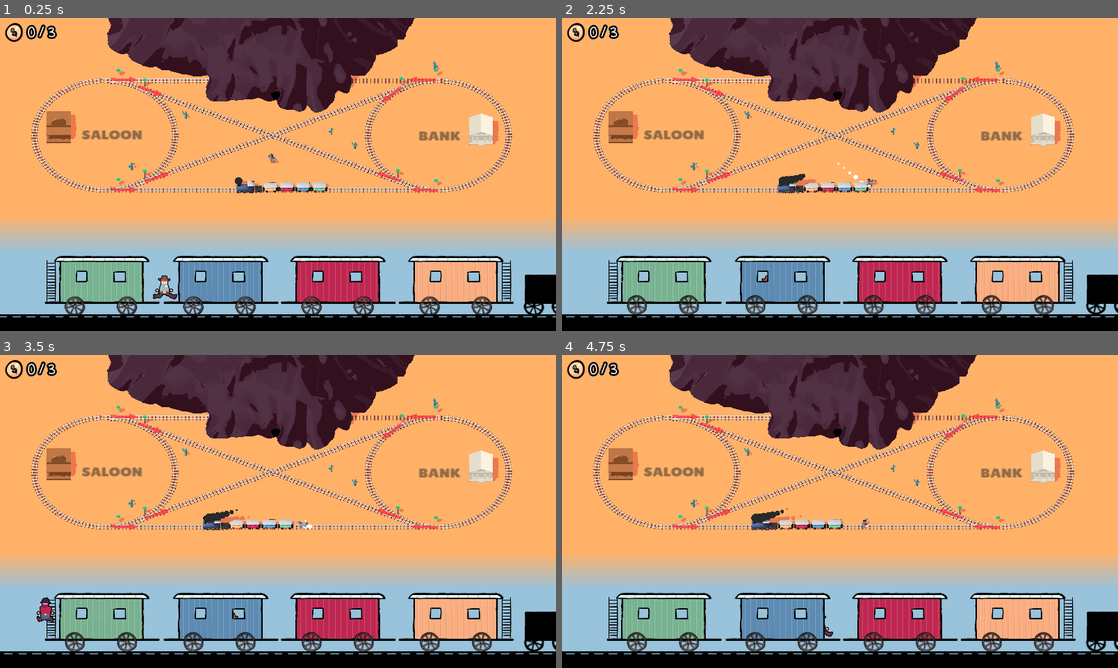
Above: before the commit, frames 1-4 (two rows, left to right).
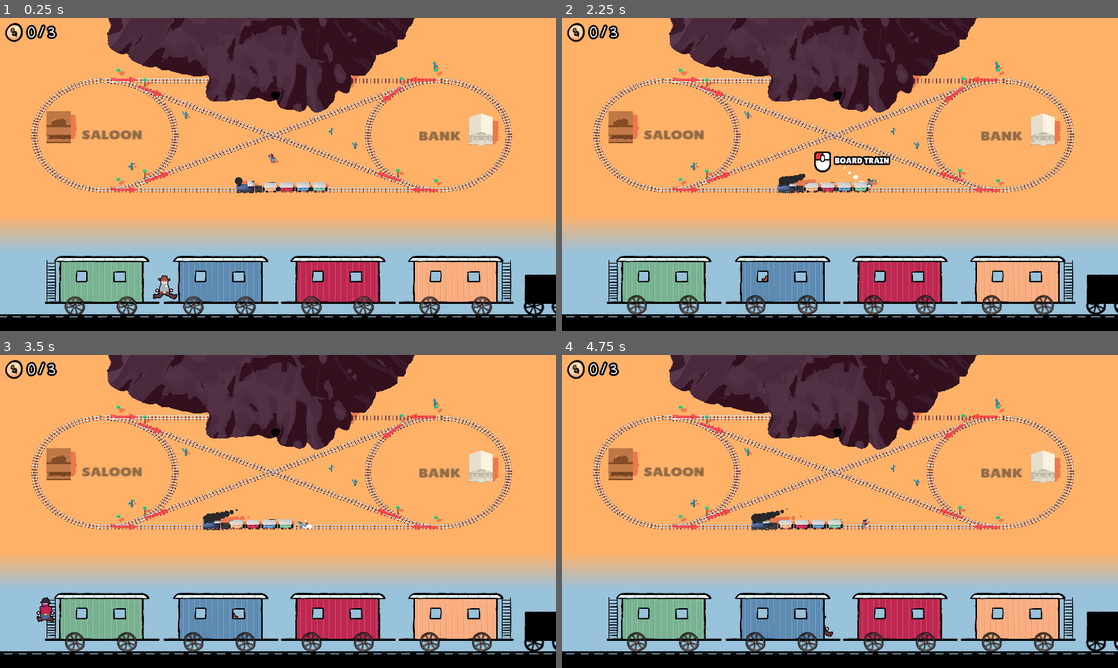
Above: after the commit, the same moments.

Repository: Miltage/train-heist
Game: Godot game, scene res://scenes/main.tscn
The game is run twice, just before and just after one commit, with the same random seed, the same clock (stepped at 60 frames per second) and the same inputs.
Inputs (mouse positions are in pixels of both pictures, inside the frame that each line leads up to):
- Up to frame 1 (0.25 s): no input
- Up to frame 2 (2.25 s): move the mouse to (812, 237) at 0.52 s; hold W (move_forward) 0.53-2.03 s; click (812, 237) at 0.6 s; tap Space (jump) at 0.77, 1.52 s; move the mouse to (1006, 221) at 1.27 s; click (1006, 221) at 1.35 s; move the mouse to (673, 127) at 2.02 s; hold A (steer_left) from 2.03 s (still down); click (673, 127) at 2.1 s
- Up to frame 3 (3.5 s): keep holding A (steer_left); move the mouse to (305, 511) at 2.77 s; click (305, 511) at 2.85 s; tap Space (jump) at 3.02 s
- Up to frame 4 (4.75 s): move the mouse to (756, 433) at 3.52 s; release A (steer_left) at 3.53 s; hold S (move_backward) 3.53-4.28 s; click (756, 433) at 3.6 s; tap Space (jump) at 3.77, 4.52 s; move the mouse to (962, 495) at 4.27 s; hold D (steer_right) from 4.28 s (still down); click (962, 495) at 4.35 s

The runs differ from the first frame. In frame 1, less than 0.1% of the frame differs, in the area x 24-82%, y 36-39%; in frame 2, 0.5%, in the area x 24-82%, y 36-50%; in frame 3, less than 0.1%; in frame 4, less than 0.1%.

Commit message:
Add interact prompts

Diff:
--- a/scenes/main.tscn
+++ b/scenes/main.tscn
@@ -149,6 +149,7 @@
 radius = 0.266602
 
 [node name="Main" type="Node3D" node_paths=PackedStringArray("track", "train")]
+process_mode = 3
 script = ExtResource("1_tbgi4")
 track = NodePath("LeftCircle")
 train = NodePath("Train")
@@ -428,6 +429,7 @@
 texture = ExtResource("8_eb6dy")
 
 [node name="Train2D" parent="." node_paths=PackedStringArray("train") instance=ExtResource("8_tipki")]
+process_mode = 1
 position = Vector2(77, 515)
 train = NodePath("../Train")
 
--- a/scenes/player.tscn
+++ b/scenes/player.tscn
@@ -1,7 +1,9 @@
-[gd_scene load_steps=5 format=3 uid="uid://dpe02uec1ahlq"]
+[gd_scene load_steps=7 format=3 uid="uid://dpe02uec1ahlq"]
 
 [ext_resource type="PackedScene" uid="uid://btl748ms2kvb6" path="res://blender/player.fbx" id="1_3vyb7"]
 [ext_resource type="Script" uid="uid://cd2g7rcoigx8j" path="res://scripts/Player.gd" id="1_g2els"]
+[ext_resource type="Texture2D" uid="uid://co2th2qa1gnmy" path="res://krita/mouse_left.png" id="3_dqkch"]
+[ext_resource type="Theme" uid="uid://dcwfw22ttcafl" path="res://theme.tres" id="3_qhqgy"]
 
 [sub_resource type="StandardMaterial3D" id="StandardMaterial3D_g2els"]
 transparency = 1
@@ -13,6 +15,7 @@
 height = 1.0
 
 [node name="Player" type="CharacterBody3D"]
+process_mode = 1
 axis_lock_linear_y = true
 script = ExtResource("1_g2els")
 
@@ -32,4 +35,29 @@
 transform = Transform3D(1, 0, 0, 0, 1, 0, 0, 0, 1, 0, 0.587898, 0)
 shape = SubResource("CapsuleShape3D_g2els")
 
+[node name="InteractPrompt" type="Control" parent="."]
+layout_mode = 3
+anchors_preset = 0
+offset_right = 153.0
+offset_bottom = 55.0
+
+[node name="MousePrompt" type="TextureRect" parent="InteractPrompt"]
+layout_mode = 2
+offset_right = 128.0
+offset_bottom = 128.0
+scale = Vector2(0.4, 0.4)
+texture = ExtResource("3_dqkch")
+
+[node name="InteractLabel" type="Label" parent="InteractPrompt"]
+layout_mode = 2
+offset_left = 50.0
+offset_top = 12.0
+offset_right = 129.0
+offset_bottom = 33.0
+theme = ExtResource("3_qhqgy")
+theme_override_constants/outline_size = 12
+theme_override_font_sizes/font_size = 18
+text = "INTERACT"
+uppercase = true
+
 [editable path="player"]
--- a/scenes/train.tscn
+++ b/scenes/train.tscn
@@ -37,6 +37,7 @@
 point_count = 3
 
 [node name="Train" type="Node3D"]
+process_mode = 1
 script = ExtResource("1_d43s7")
 
 [node name="TrainCar" parent="." instance=ExtResource("1_68jl8")]
--- a/scenes/train_2d.tscn
+++ b/scenes/train_2d.tscn
@@ -13,6 +13,8 @@
 [ext_resource type="Texture2D" uid="uid://cac3njo8rfe5f" path="res://krita/wheel.png" id="9_jwsgh"]
 [ext_resource type="PackedScene" uid="uid://byet87hxjcpvt" path="res://scenes/ladder.tscn" id="10_mnbqa"]
 [ext_resource type="Texture2D" uid="uid://nn63sfcilogk" path="res://krita/track.png" id="12_qxubf"]
+[ext_resource type="Texture2D" uid="uid://co2th2qa1gnmy" path="res://krita/mouse_left.png" id="14_yqsqs"]
+[ext_resource type="Theme" uid="uid://dcwfw22ttcafl" path="res://theme.tres" id="15_sjq1d"]
 
 [sub_resource type="RectangleShape2D" id="RectangleShape2D_jwsgh"]
 size = Vector2(22.5, 462.5)
@@ -206,6 +208,34 @@
 offset_bottom = 532.0
 color = Color(0, 0, 0, 1)
 
+[node name="InteractPrompt" type="Control" parent="."]
+layout_mode = 3
+anchors_preset = 0
+offset_left = -180.0
+offset_top = -299.0
+offset_right = -27.0
+offset_bottom = -244.0
+scale = Vector2(2, 2)
+
+[node name="MousePrompt" type="TextureRect" parent="InteractPrompt"]
+layout_mode = 2
+offset_right = 128.0
+offset_bottom = 128.0
+scale = Vector2(0.75, 0.75)
+texture = ExtResource("14_yqsqs")
+
+[node name="InteractLabel" type="Label" parent="InteractPrompt"]
+layout_mode = 2
+offset_left = 98.0
+offset_top = 24.0
+offset_right = 238.0
+offset_bottom = 62.0
+theme = ExtResource("15_sjq1d")
+theme_override_constants/outline_size = 18
+theme_override_font_sizes/font_size = 32
+text = "INTERACT"
+uppercase = true
+
 [connection signal="body_entered" from="BoardArea" to="." method="_on_board_area_body_entered"]
 [connection signal="body_exited" from="BoardArea" to="." method="_on_board_area_body_exited"]
 [connection signal="body_entered" from="RoofArea" to="." method="_on_roof_area_body_entered"]
--- a/scripts/Chest.gd
+++ b/scripts/Chest.gd
@@ -18,10 +18,14 @@
 var state:ChestState = ChestState.CLOSED : set = set_state
 
 func _on_body_entered(body:Node2D) -> void:
-	if (body is Bandit): banditOverlapping = true
+	if (body is Bandit):
+		banditOverlapping = true
+		_show_interaction_prompt()
 
 func _on_body_exited(body:Node2D) -> void:
-	if (body is Bandit): banditOverlapping = false
+	if (body is Bandit):
+		banditOverlapping = false
+		Globals.hide_train_interaction.emit()
 
 func on_primary_interact() -> void:
 	if (state == ChestState.CLOSED):
@@ -60,6 +64,8 @@
 	elif (state == ChestState.OPEN_COIN): $OpenCoin.show()
 	scale = Vector2.ONE * 1.2
 
+	if (banditOverlapping): _show_interaction_prompt()
+
 func _process(_delta: float) -> void:
 	scale = scale.lerp(Vector2.ONE, 0.4)
 
@@ -81,3 +87,13 @@
 
 func _ready() -> void:
 	Globals.game_ended.connect(_on_game_ended)
+
+func _show_interaction_prompt() -> void:
+	if (state == ChestState.CLOSED):
+		Globals.show_train_interaction.emit("open chest")
+	elif (state == ChestState.OPEN):
+		Globals.show_train_interaction.emit("hide in chest")
+	elif (state == ChestState.HIDING):
+		Globals.show_train_interaction.emit("leave chest")
+	elif (state == ChestState.OPEN_COIN):
+		Globals.show_train_interaction.emit("grab coin")
--- a/scripts/Globals.gd
+++ b/scripts/Globals.gd
@@ -1,20 +1,24 @@
 extends Node
 
 enum GameEndReason {
-    COLLECTED_ALL_COINS,
-    FOUND_ON_BOARD,
-    CAUGHT_BY_SHERIFF,
-    KILLED_IN_TUNNEL
+	COLLECTED_ALL_COINS,
+	FOUND_ON_BOARD,
+	CAUGHT_BY_SHERIFF,
+	KILLED_IN_TUNNEL
 }
 
 enum GameState {
-    RUNNING,
-    OVER
+	RUNNING,
+	OVER
 }
 
 signal game_ended(reason:GameEndReason)
 signal game_restarted
 signal coin_collected
+signal show_world_interaction(prompt:String)
+signal hide_world_interaction()
+signal show_train_interaction(prompt:String)
+signal hide_train_interaction()
 
 const COINS_TO_WIN:int = 3
 
@@ -23,17 +27,33 @@
 var state:GameState
 
 func _init() -> void:
-    game_ended.connect(_on_game_ended)
-    game_restarted.connect(_on_game_restarted)
-    coin_collected.connect(_on_coin_collected)
+	game_ended.connect(_on_game_ended)
+	game_restarted.connect(_on_game_restarted)
+	coin_collected.connect(_on_coin_collected)
+	show_world_interaction.connect(_on_world_interaction_shown)
+	hide_world_interaction.connect(_on_world_interaction_hidden)
+	show_train_interaction.connect(_on_train_interaction_shown)
+	hide_train_interaction.connect(_on_train_interaction_hidden)
 
 func _on_game_ended(_reason:GameEndReason) -> void:
-    state = GameState.OVER
-    get_tree().paused = true
+	state = GameState.OVER
+	get_tree().paused = true
 
 func _on_game_restarted() -> void:
-    pass
+	pass
 
 func _on_coin_collected() -> void:
-    if (coinsCollected >= COINS_TO_WIN):
-        game_ended.emit(GameEndReason.COLLECTED_ALL_COINS)
+	if (coinsCollected >= COINS_TO_WIN):
+		game_ended.emit(GameEndReason.COLLECTED_ALL_COINS)
+
+func _on_world_interaction_shown(_prompt:String) -> void:
+	pass
+
+func _on_world_interaction_hidden() -> void:
+	pass
+
+func _on_train_interaction_shown(_prompt:String) -> void:
+	pass
+
+func _on_train_interaction_hidden() -> void:
+	pass
--- a/scripts/Hideout.gd
+++ b/scripts/Hideout.gd
@@ -5,15 +5,17 @@
 var _timeElapsed:float
 
 func _on_body_entered(body:Node3D) -> void:
-	if (body is Player):
+	if (body is Player && Globals.holdingCoin):
 		playerOverlapping = true
+		Globals.show_world_interaction.emit("stash coin")
 
 func _on_body_exited(body:Node3D) -> void:
 	if (body is Player):
 		playerOverlapping = false
+		Globals.hide_world_interaction.emit()
 
 func _input(_event: InputEvent) -> void:
-	if (Input.is_action_just_pressed("interact") && playerOverlapping):
+	if (Input.is_action_just_pressed("interact") && playerOverlapping && Globals.holdingCoin):
 		Globals.holdingCoin = false
 		Globals.coinsCollected += 1
 		Globals.coin_collected.emit()
--- a/scripts/Player.gd
+++ b/scripts/Player.gd
@@ -53,6 +53,9 @@
 	velocity = velocity.lerp(-basis.z * v, 0.2)
 	move_and_slide()
 
+	$InteractPrompt.position = get_viewport().get_camera_3d().unproject_position(position) - ($InteractPrompt/MousePrompt.size + $InteractPrompt/InteractLabel.size) / 2
+	$InteractPrompt.scale = $InteractPrompt.scale.lerp(Vector2.ONE, 0.2)
+
 func follow_car() -> void:
 	var newPos = followingCar.global_position + followingCar.basis.x * -1.65
 	velocity = newPos - position
@@ -64,3 +67,19 @@
 
 func is_running() -> bool:
 	return velocity.length() > velThreshold || boarded
+
+func _ready() -> void:
+	Globals.show_world_interaction.connect(_on_interaction_shown)
+	Globals.hide_world_interaction.connect(_on_interaction_hidden)
+	$InteractPrompt.hide()
+
+func _on_interaction_shown(prompt:String) -> void:
+	if (boarded): return
+	$InteractPrompt/InteractLabel.text = prompt
+	$InteractPrompt.show()
+	await get_tree().process_frame
+	$InteractPrompt.pivot_offset = ($InteractPrompt/MousePrompt.size + $InteractPrompt/InteractLabel.size)/2
+	$InteractPrompt.scale = Vector2.ONE * 1.4
+
+func _on_interaction_hidden() -> void:
+	$InteractPrompt.hide()
--- a/scripts/TrackSwitch.gd
+++ b/scripts/TrackSwitch.gd
@@ -21,6 +21,7 @@
 		if (trainCar.last): switch_tracks()
 	elif (body is Player):
 		_canPlayerSwitch = true
+		Globals.show_world_interaction.emit("switch track")
 
 func switch_car_to_track(car:TrainCar, track:Path3D) -> void:
 	car.set_track(track)
@@ -33,6 +34,7 @@
 func _on_body_exited(body: Node3D) -> void:
 	if (body is Player):
 		_canPlayerSwitch = false
+		Globals.hide_world_interaction.emit()
 
 func _process(_delta: float) -> void:
 	if (Input.is_action_just_pressed("interact") && _canPlayerSwitch):
--- a/scripts/Train2D.gd
+++ b/scripts/Train2D.gd
@@ -45,9 +45,13 @@
 	if (Input.is_action_just_pressed("interact") && playerCanLeave):
 		leave_train()
 
+	$InteractPrompt.position = $Bandit.position - ($InteractPrompt/MousePrompt.size + $InteractPrompt/InteractLabel.size) / 2 - Vector2(0, 150)
+	$InteractPrompt.scale = $InteractPrompt.scale.lerp(Vector2.ONE, 0.2)
+
 func _ready() -> void:
 	$Bandit.hide()
 	$Bandit.position = Vector2(0, 0)
+	$InteractPrompt.hide()
 
 	_chests.append($Chest1)
 	_chests.append($Chest2)
@@ -61,6 +65,8 @@
 
 	_tunnelPos = 5000
 	Globals.game_ended.connect(_on_game_ended)
+	Globals.show_train_interaction.connect(_on_interaction_shown)
+	Globals.hide_train_interaction.connect(_on_interaction_hidden)
 
 func _on_bandit_entered_chest() -> void:
 	$Bandit.hide()
@@ -81,12 +87,17 @@
 	$Bandit.onBoard = false
 	playerOnBoard = false
 	player_left.emit()
+	$InteractPrompt.hide()
 
 func _on_board_area_body_entered(body:Node2D) -> void:
-	if (body is Bandit): playerCanLeave = true
+	if (body is Bandit):
+		playerCanLeave = true
+		Globals.show_train_interaction.emit("leave train")
 
 func _on_board_area_body_exited(body:Node2D) -> void:
-	if (body is Bandit): playerCanLeave = false
+	if (body is Bandit):
+		playerCanLeave = false
+		Globals.hide_train_interaction.emit()
 
 func hide_coin() -> void:
 	for chest in _chests:
@@ -114,3 +125,14 @@
 func _on_game_ended(reason:Globals.GameEndReason) -> void:
 	if ((reason == Globals.GameEndReason.CAUGHT_BY_SHERIFF || reason == Globals.GameEndReason.FOUND_ON_BOARD)):
 		$Bandit.show()
+
+func _on_interaction_shown(prompt:String) -> void:
+	if (!playerOnBoard): return
+	$InteractPrompt/InteractLabel.text = prompt
+	$InteractPrompt.show()
+	await get_tree().process_frame
+	$InteractPrompt.pivot_offset = ($InteractPrompt/MousePrompt.size + $InteractPrompt/InteractLabel.size)/2
+	$InteractPrompt.scale = Vector2.ONE * 1.4
+
+func _on_interaction_hidden() -> void:
+	$InteractPrompt.hide()
--- a/scripts/TrainCar.gd
+++ b/scripts/TrainCar.gd
@@ -71,11 +71,14 @@
 	if (body is Player && last):
 		_playerBehind = true
 		(body as Player).followingCar = self
+		Globals.show_world_interaction.emit("board train")
 
 func _on_area_3d_body_exited(body:Node3D) -> void:
 	if (body is Player):
 		_playerBehind = false
+		Globals.hide_world_interaction.emit()
 
 func _input(_event: InputEvent) -> void:
 	if (Input.is_action_just_pressed("interact") && _playerBehind && last):
 		player_boarded.emit()
+		Globals.hide_world_interaction.emit()
Binary file added: krita/mouse_left.png
Not shown, added: krita/mouse_left.png.import
Not shown: 1 places in scenes/train_2d.tscn that only renumber resources
Not shown, added: krita/mouse_left.png~
